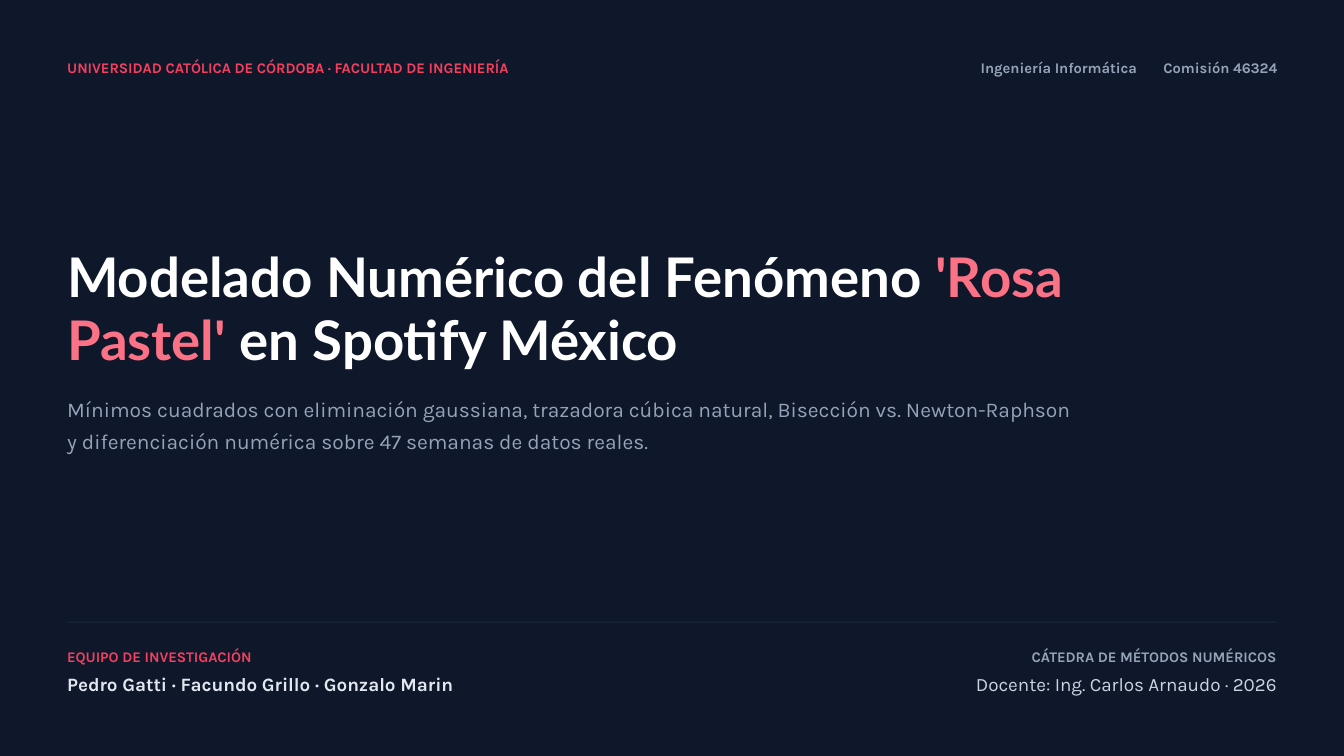
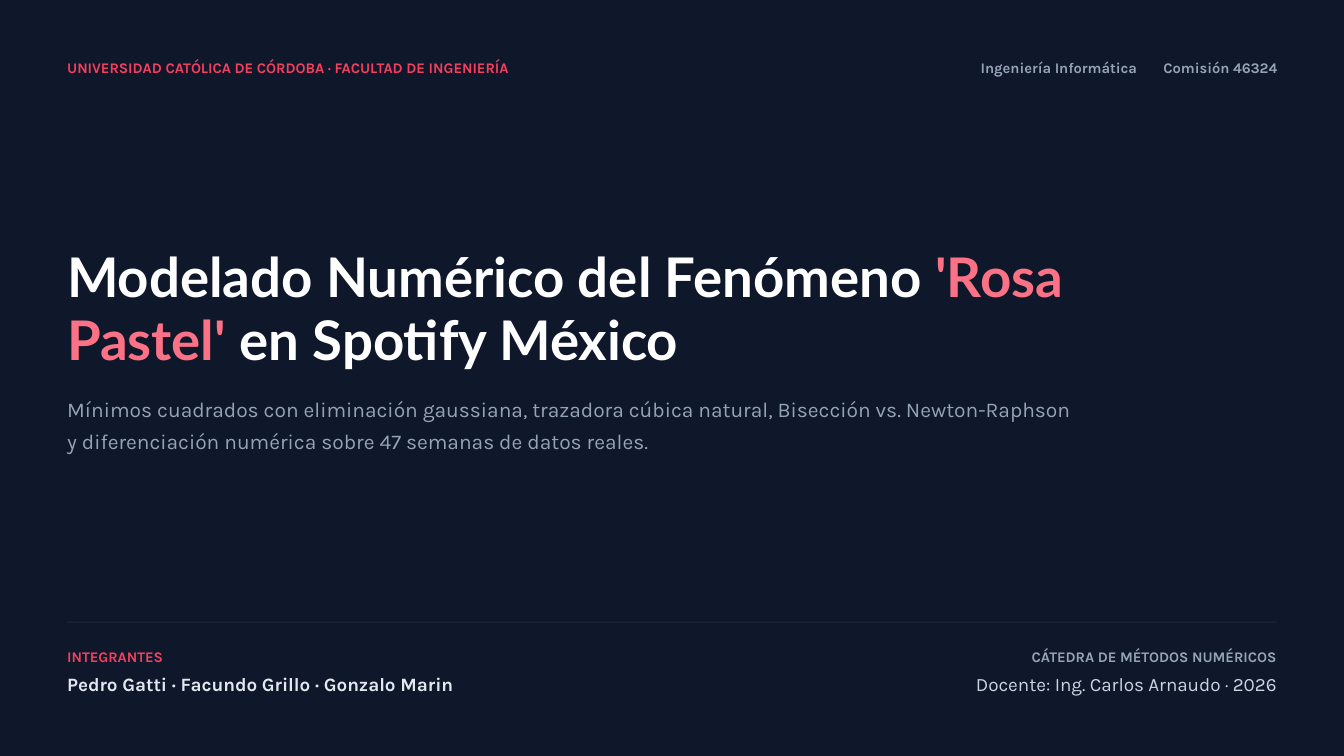
Before and after one commit to PedroGattiUCC/metodos-numericos-rosa-pastel, a slide deck: slide 1 of ENTREGABLES/Presentacion_Rosa_Pastel_Metodos_Numericos.pptx. Drawn at 1344x756 pixels with LibreOffice and Linux fonts; fonts in the diff are those of the drawing. Boxes give left, top, right and bottom in pixels: in the first picture for what was removed or moved away, otherwise in the second. Text is boxed around its words. In the diff, an @@ line names an element or a change of style, - is before the commit and + after.

```diff
--- a/ENTREGABLES/Presentacion_Rosa_Pastel_Metodos_Numericos.pptx
+++ b/ENTREGABLES/Presentacion_Rosa_Pastel_Metodos_Numericos.pptx
@@ text at (x1=67, y1=652, x2=163, y2=662): text changed @@
-EQUIPO DE INVESTIGACIÓN
+INTEGRANTES
```
Also in this commit, not shown: 8 other slides changed, 8 other files.
